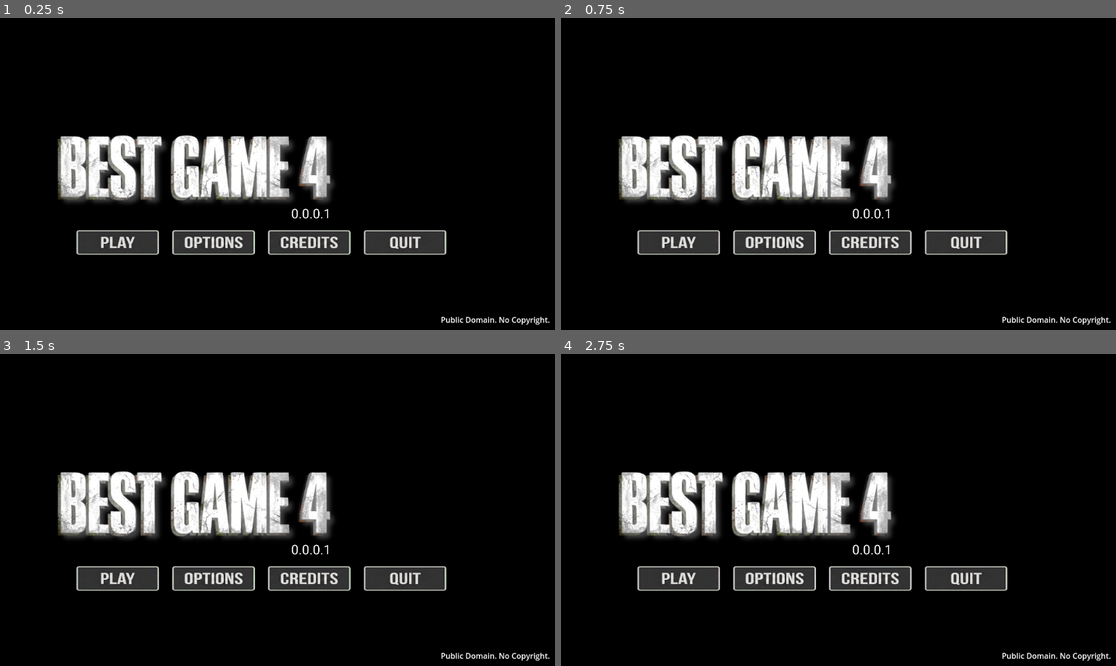
Above: before the commit, frames 1-4 (two rows, left to right).
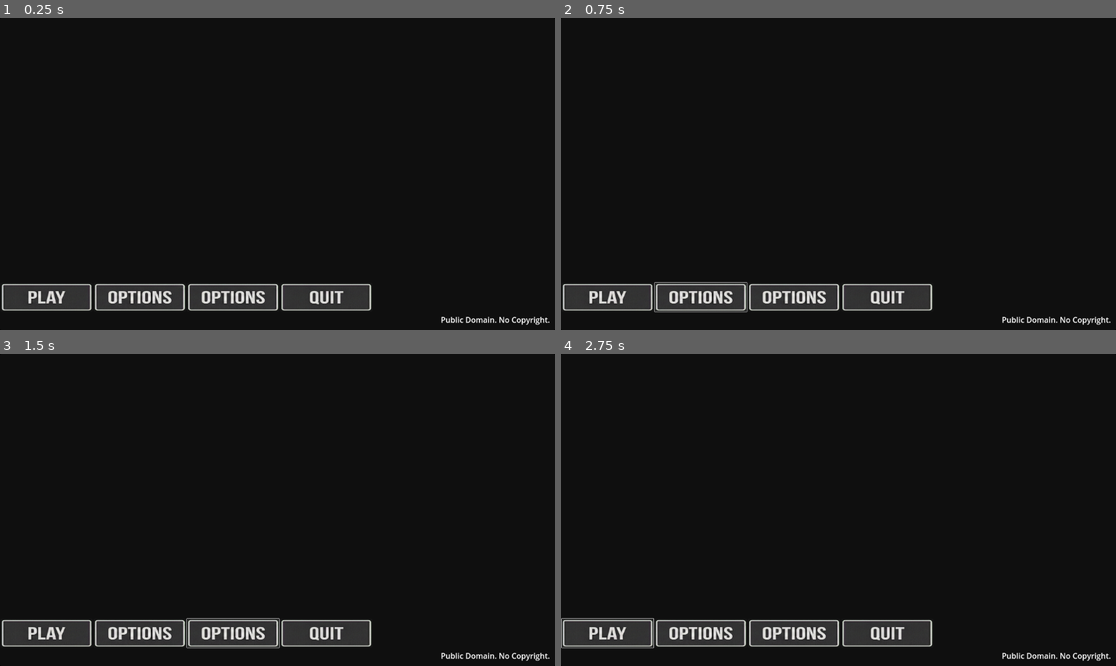
Above: after the commit, the same moments.

Repository: BoQsc/best-game-4-main-menu
Game: Godot game, scene res://node_2d.tscn
The game is run twice, just before and just after one commit, with the same random seed, the same clock (stepped at 60 frames per second) and the same inputs. Video files are missing from this copy of the repository; at most half a second of black plays in their place.
Inputs (mouse positions are in pixels of both pictures, inside the frame that each line leads up to):
- Up to frame 1 (0.25 s): no input
- Up to frame 2 (0.75 s): click (699, 295) at 0.52 s
- Up to frame 3 (1.5 s): click (233, 631) at 1.27 s
- Up to frame 4 (2.75 s): click (605, 631) at 2.02 s

The runs differ from the first frame. In frame 1, 19% of the frame differs, in the area x 0-81%, y 37-94%; in frame 2, 19%, in the area x 0-81%, y 37-95%; in frame 3, 19%; in frame 4, 19%.

Commit message:
Add buttons to the Main Menu

Diff:
--- a/node_2d.tscn
+++ b/node_2d.tscn
@@ -1,8 +1,11 @@
-[gd_scene load_steps=5 format=3 uid="uid://day3popjfdyvp"]
+[gd_scene load_steps=8 format=3 uid="uid://day3popjfdyvp"]
 
 [ext_resource type="VideoStream" uid="uid://c4ffv0l01nen5" path="res://backgroundanimbestgame-1.ogv" id="1_wtcfe"]
 [ext_resource type="AudioStream" uid="uid://cxjh7t0n731pk" path="res://under-the-bleak-sky-post-apocalyptic-cinematic-music-436655.mp3" id="2_0e48y"]
 [ext_resource type="Texture2D" uid="uid://daqabufuflaop" path="res://bestgame4 ui.png" id="3_epypp"]
+[ext_resource type="Texture2D" uid="uid://b452fe46xnsqn" path="res://button_play.png" id="3_kdubu"]
+[ext_resource type="Texture2D" uid="uid://cv5gqk76vuprl" path="res://button_options.png" id="4_d21ai"]
+[ext_resource type="Texture2D" uid="uid://crujxn42endqb" path="res://button_quit.png" id="5_rj586"]
 
 [sub_resource type="ViewportTexture" id="ViewportTexture_epypp"]
 viewport_path = NodePath("TextureRect/SubViewport")
@@ -44,7 +47,44 @@
 
 [node name="Node2D" type="Node2D" parent="TextureRect"]
 
+[node name="MainMenu" type="Panel" parent="."]
+layout_mode = 1
+anchors_preset = 15
+anchor_right = 1.0
+anchor_bottom = 1.0
+grow_horizontal = 2
+grow_vertical = 2
+
+[node name="HBoxContainer" type="HBoxContainer" parent="MainMenu"]
+layout_mode = 1
+anchors_preset = 2
+anchor_top = 1.0
+anchor_bottom = 1.0
+offset_left = 0.99
+offset_top = -98.0
+offset_right = 1678.99
+offset_bottom = 32.0
+grow_vertical = 0
+scale = Vector2(0.46, 0.46)
+
+[node name="Play" type="Button" parent="MainMenu/HBoxContainer"]
+layout_mode = 2
+icon = ExtResource("3_kdubu")
+
+[node name="Options" type="Button" parent="MainMenu/HBoxContainer"]
+layout_mode = 2
+icon = ExtResource("4_d21ai")
+
+[node name="Credits" type="Button" parent="MainMenu/HBoxContainer"]
+layout_mode = 2
+icon = ExtResource("4_d21ai")
+
+[node name="Quit" type="Button" parent="MainMenu/HBoxContainer"]
+layout_mode = 2
+icon = ExtResource("5_rj586")
+
 [node name="Panel" type="CenterContainer" parent="."]
+visible = false
 layout_mode = 1
 anchors_preset = 8
 anchor_left = 0.5
Binary file added: button_credits.png
Not shown, added: button_credits.png.import
Binary file added: button_options.png
Not shown, added: button_options.png.import
Binary file added: button_play.png
Not shown, added: button_play.png.import
Binary file added: button_quit.png
Not shown, added: button_quit.png.import
